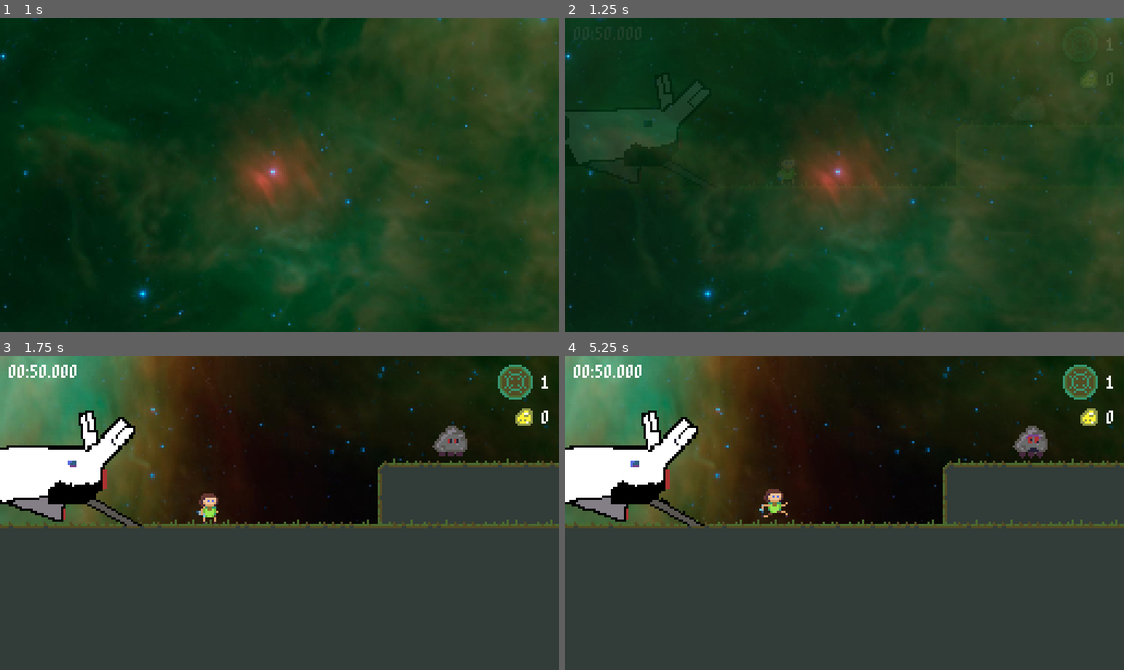
Above: before the commit, frames 1-4 (two rows, left to right).
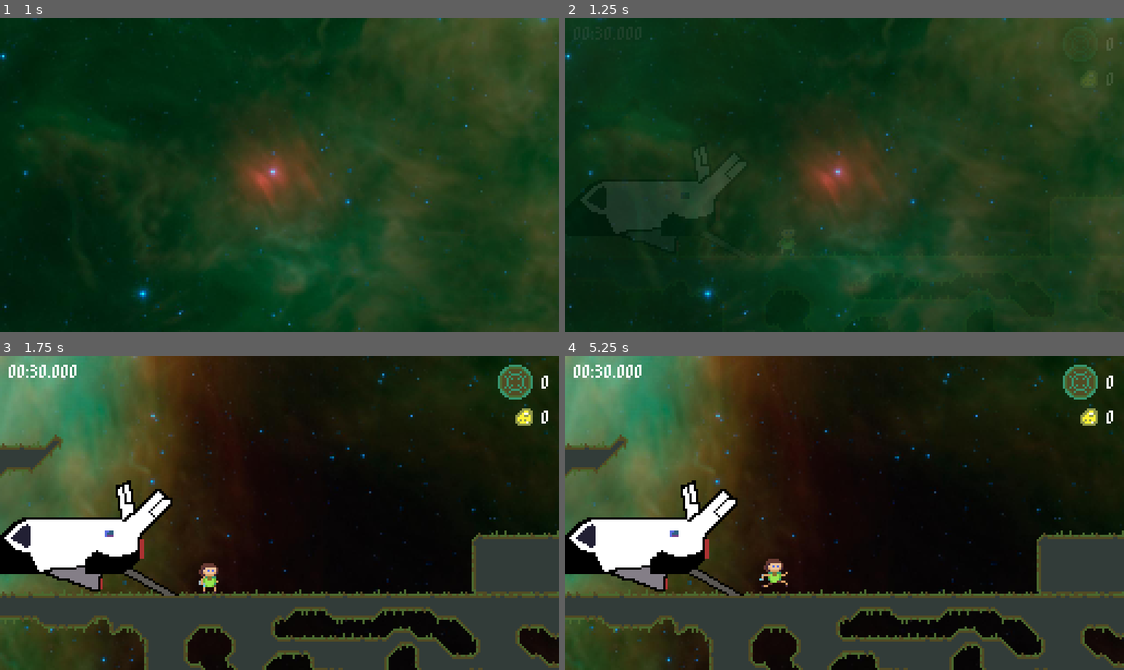
Above: after the commit, the same moments.

Repository: markopolojorgensen/github-gameoff-2020
Game: Godot game, scene res://game.tscn
Two runs of this game, one before a commit and one after it. Both use one fixed random seed, a clock stepped at 60 frames per second and the inputs below. The engine's default icon, where the game draws it, is replaced by a stand-in: a white triangle on a blue panel in a dark square. Sound files missing from this copy of the repository are replaced by a short silence.
Inputs (mouse positions are in pixels of both pictures, inside the frame that each line leads up to):
- Up to frame 1 (1 s): tap Enter (ui_accept) at 0.5 s; drag from (16, 90) to (335, 105) at 0.52 s
- Up to frame 2 (1.25 s): no input
- Up to frame 3 (1.75 s): drag from (167, 528) to (245, 434) at 1.27 s
- Up to frame 4 (5.25 s): move the mouse to (900, 443) at 2.02 s; hold Right (ui_right) 2.03-2.75 s; hold Z (gravity_well_mode) 2.03-2.75 s; tap Space (jump) at 2.3 s; drag from (816, 575) to (676, 465) at 2.77 s; move the mouse to (1012, 560) at 3.52 s; hold Left (ui_left) 3.53-4.25 s; hold Space (jump) 3.53-4.25 s; drag from (676, 465) to (771, 434) at 4.27 s; move the mouse to (872, 513) at 5.02 s; hold Down (ui_down) from 5.03 s (still down); hold Z (gravity_well_mode) from 5.03 s (still down); click (872, 513) at 5.17 s

Frame 1 is identical in both runs. In frame 2, 0.6% of the frame differs, in the area x 11-99%, y 6-55%; in frame 3, 45%, in the area x 0-100%, y 0-100%; in frame 4, 45%.

Commit message:
added a timer to the dialogue boxes

Diff:
--- a/game.tscn
+++ b/game.tscn
@@ -94,7 +94,6 @@
 ]]
 position = Vector2( 11, 0 )
 script = ExtResource( 10 )
-starting_level = 1
 initial_camera_path = NodePath("../super_mario_camera")
 
 [node name="end_timer" type="Timer" parent="world/level_manager"]
--- a/hud/player_hud.gd
+++ b/hud/player_hud.gd
@@ -40,6 +40,7 @@
 		$control/text_box.show()
 		$control/text_box/ellipses.show()
 
+	$text_wait_timer.start()
 	get_tree().paused = true
 
 func _initialize_multiline():
@@ -83,10 +84,11 @@
 
 func _unhandled_input(event):
 	var active = $control/text_box.visible or $end_level_control.visible
-	if active and event.is_action_pressed("jump"):
+	if active and $text_wait_timer.time_left == 0 and event.is_action_pressed("jump"):
 		get_tree().set_input_as_handled()
 		if additional_text:
 			current_sequence += 1
+			$text_wait_timer.start()
 
 			# resume on last text input
 			if current_sequence > text_sequence.size() - 1:
--- a/hud/player_hud.tscn
+++ b/hud/player_hud.tscn
@@ -365,4 +365,6 @@
 rect_scale = Vector2( 0.5, 0.5 )
 texture = ExtResource( 11 )
 
-[node name="timer" type="Timer" parent="."]
+[node name="text_wait_timer" type="Timer" parent="."]
+wait_time = 0.7
+one_shot = true
